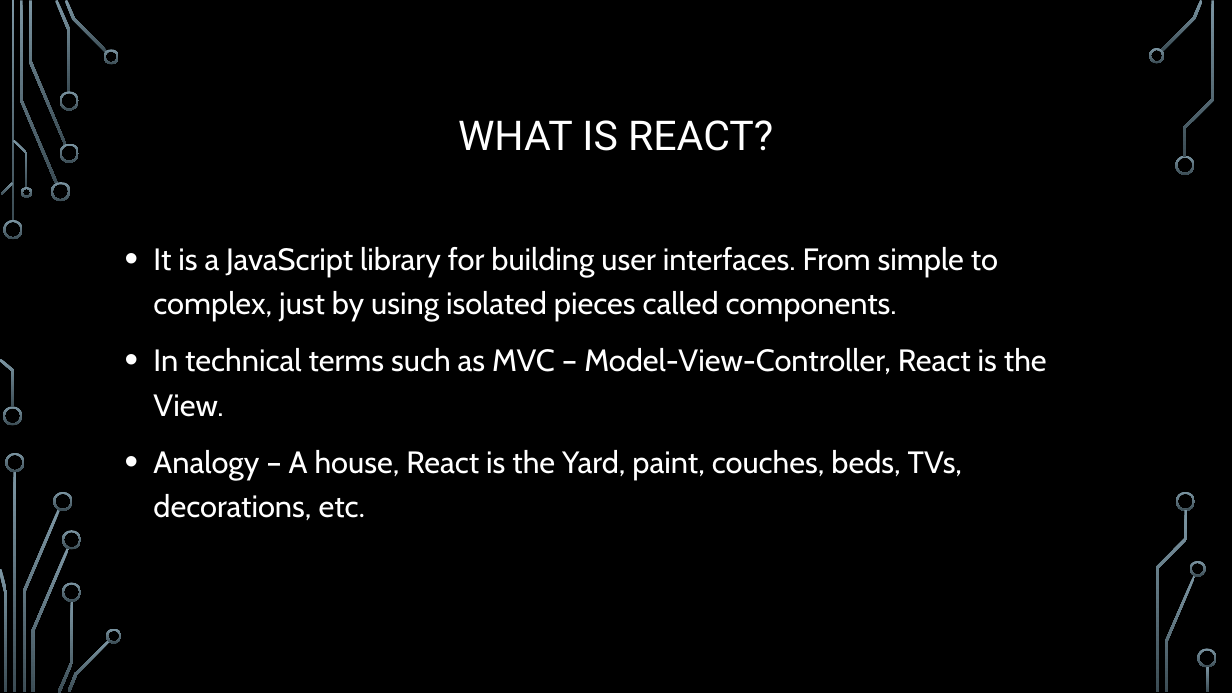
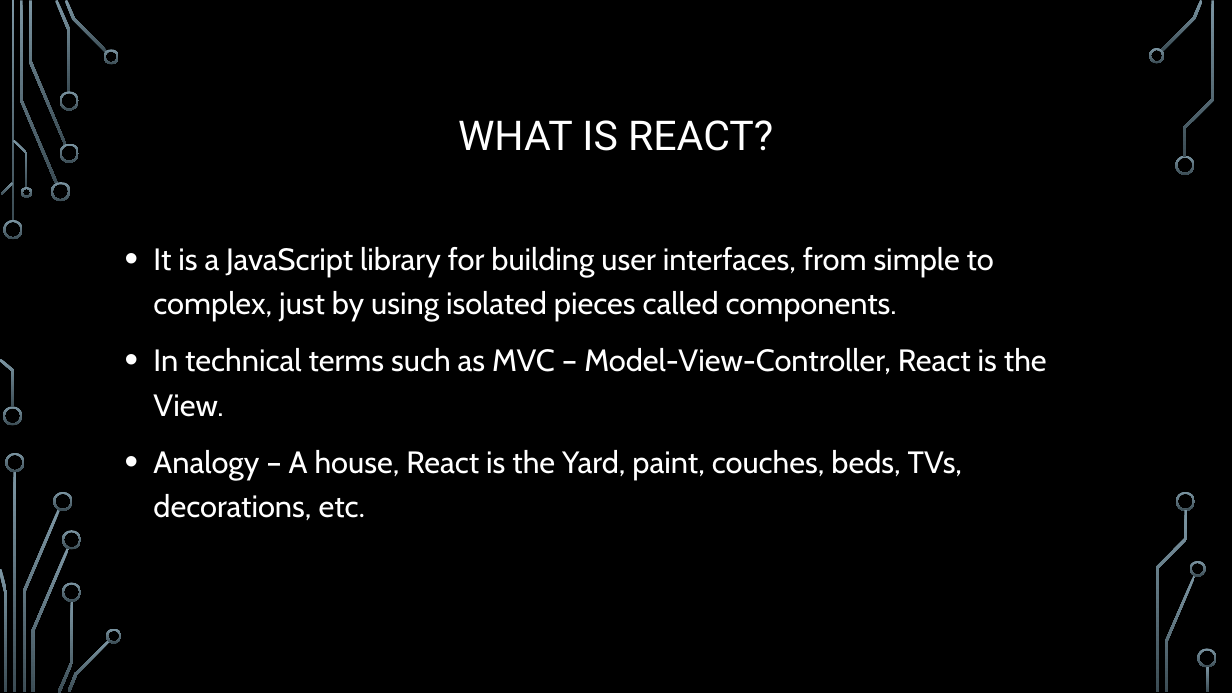
Before and after one commit to kenxwagner/ken_teaches, a slide deck: slide 3 of React/slides/react_lessons_slides.pptx. Drawn at 1232x693 pixels with LibreOffice and Linux fonts; fonts in the diff are those of the drawing; background and template pictures are left out. Boxes give left, top, right and bottom in pixels: in the first picture for what was removed or moved away, otherwise in the second. Text is boxed around its words. In the diff, an @@ line names an element or a change of style, - is before the commit and + after.

```diff
--- a/React/slides/react_lessons_slides.pptx
+++ b/React/slides/react_lessons_slides.pptx
@@ text at bbox=[153, 247, 994, 321]: text changed @@
-• It is a JavaScript library for building user interfaces. From simple to complex, just by using isolated pieces called components.
+• It is a JavaScript library for building user interfaces, from simple to complex, just by using isolated pieces called components.
```
Also in this commit, not shown: 1 other slide changed, 1 other file.
